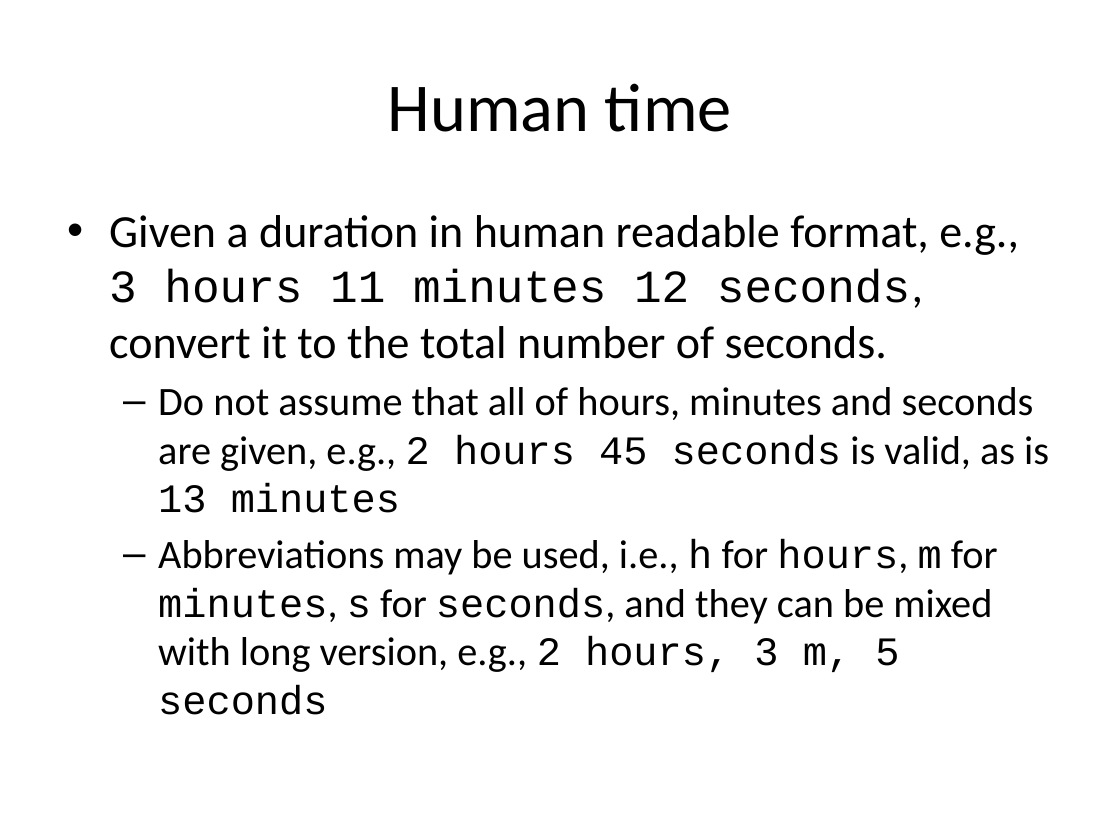
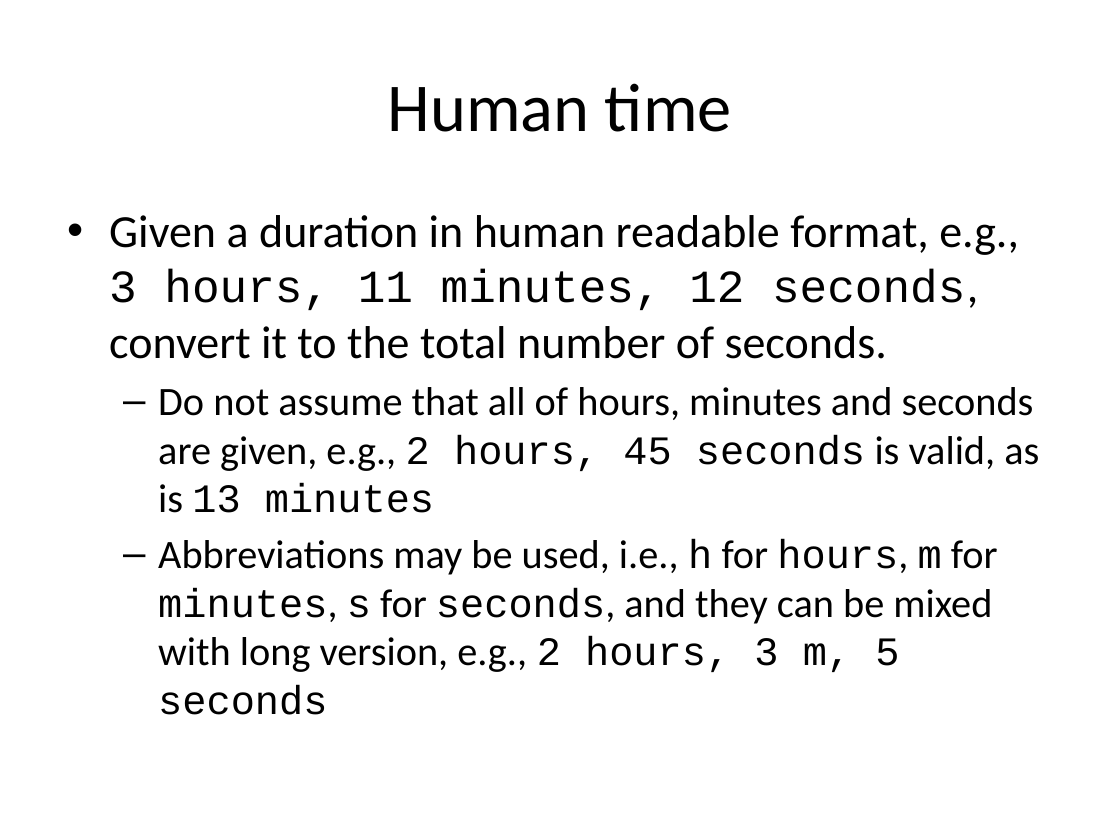
Before and after one commit to gjbex/training-material, a slide deck: slide 4 of Python/Exercises/python-exercises.pptx. Drawn at 1120x840 pixels with LibreOffice and Linux fonts; fonts in the diff are those of the drawing. Boxes give left, top, right and bottom in pixels: in the first picture for what was removed or moved away, otherwise in the second. Text is boxed around its words. In the diff, an @@ line names an element or a change of style, - is before the commit and + after.

Commit message:
Fixed typo

```diff
--- a/Python/Exercises/python-exercises.pptx
+++ b/Python/Exercises/python-exercises.pptx
@@ text at [109,215,1039,513]: text changed @@
-• Given a duration in human readable format, e.g., 3 hours 11 minutes 12 seconds, convert it to the total number of seconds.
-  – Do not assume that all of hours, minutes and seconds are given, e.g., 2 hours 45 seconds is valid, as is 13 minutes
+• Given a duration in human readable format, e.g., 3 hours, 11 minutes, 12 seconds, convert it to the total number of seconds.
+  – Do not assume that all of hours, minutes and seconds are given, e.g., 2 hours, 45 seconds is valid, as is 13 minutes
```
Also in this commit, not shown: 1 other slide changed.
